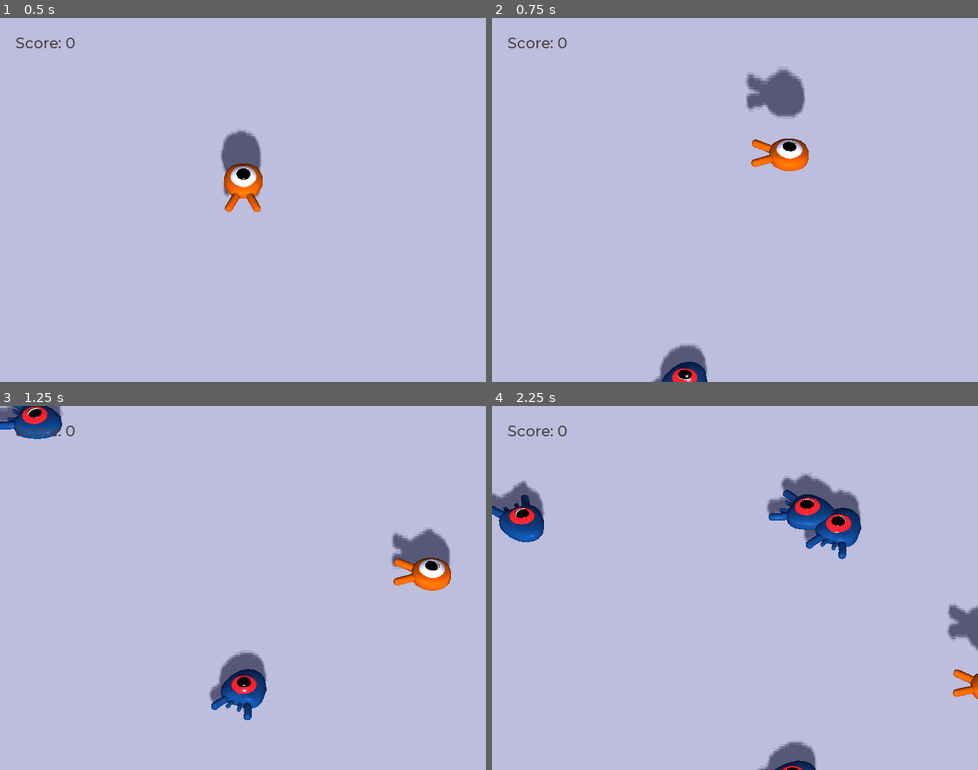
Above: before the commit, frames 1-4 (two rows, left to right).
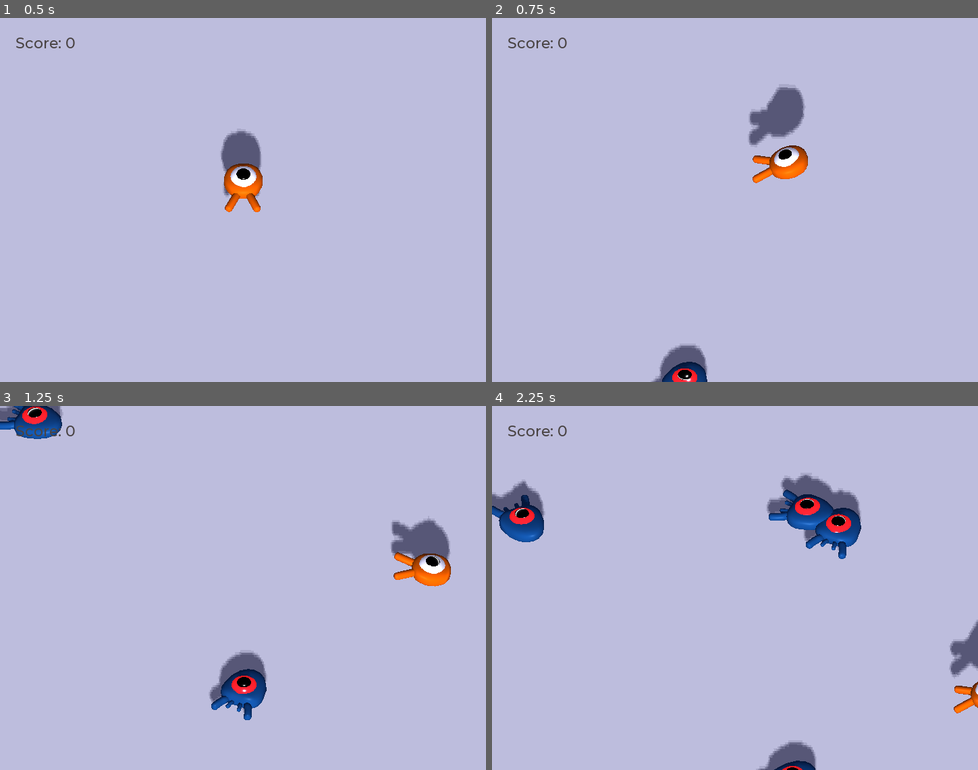
Above: after the commit, the same moments.

Repository: Entropyrius/ANewRepo
Game: Godot game, scene res://Main.tscn
The game is run twice, just before and just after one commit, with the same random seed, the same clock (stepped at 60 frames per second) and the same inputs.
Inputs:
- Up to frame 1 (0.5 s): no input
- Up to frame 2 (0.75 s): tap Enter (ui_accept) at 0.5 s; hold Right (move_right) from 0.53 s (still down); tap Space (jump) at 0.6 s
- Up to frame 3 (1.25 s): keep holding Right (move_right); tap Space (jump) at 0.77, 1.07 s
- Up to frame 4 (2.25 s): release Right (move_right) at 1.28 s; hold Down (move_back) 1.28-2.03 s; tap Space (jump) at 1.35, 1.52, 1.82, 2.1 s; hold Right (move_right) from 2.03 s (still down)

Frame 1 is identical in both runs. In frame 2, 2.3% of the frame differs, in the area x 52-66%, y 14-46%; in frame 3, 1.3%; in frame 4, 1.2%.

Commit message:
Adjusted player animations

Diff:
--- a/ProjectInsideTheRepository/Player.gd
+++ b/ProjectInsideTheRepository/Player.gd
@@ -17,6 +17,9 @@
 	if direction != Vector3.ZERO:
 		direction = direction.normalized()
 		$Pivot.look_at(translation + direction, Vector3.UP)
+		$AnimationPlayer.playback_speed = 4
+	else:
+		$AnimationPlayer.playback_speed = 1
 
 	velocity.x = direction.x*speed
 	velocity.z = direction.z*speed
@@ -35,6 +38,8 @@
 				mob.squash()
 				velocity.y=bounce_impulse
 
+	$Pivot.rotation.x= PI/6*velocity.y/jump_impulse
+
 func die():
 	emit_signal("hit")
 	queue_free()
